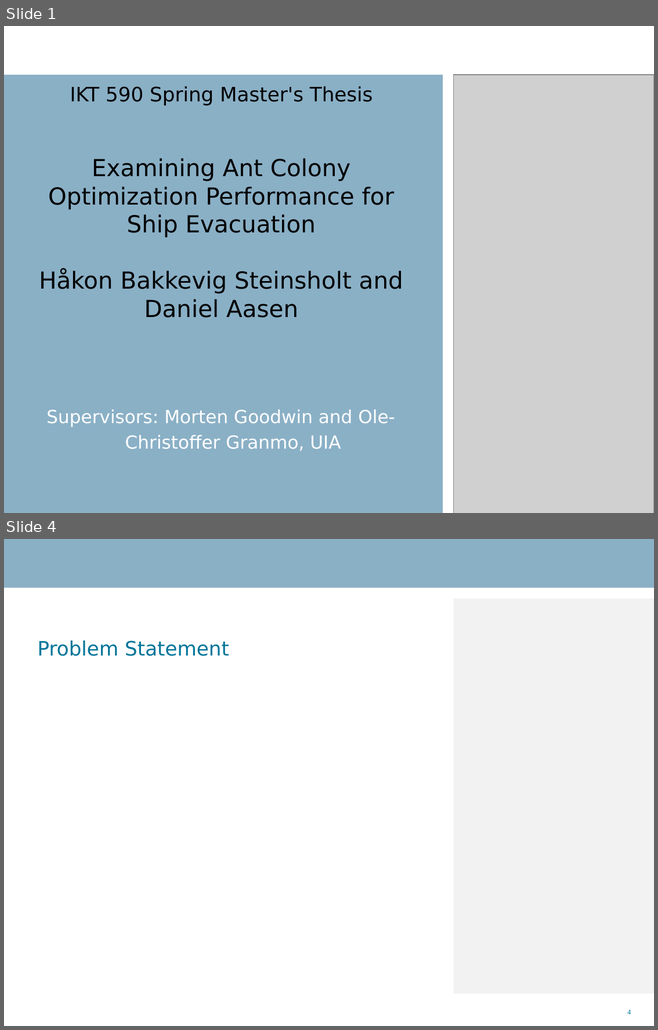
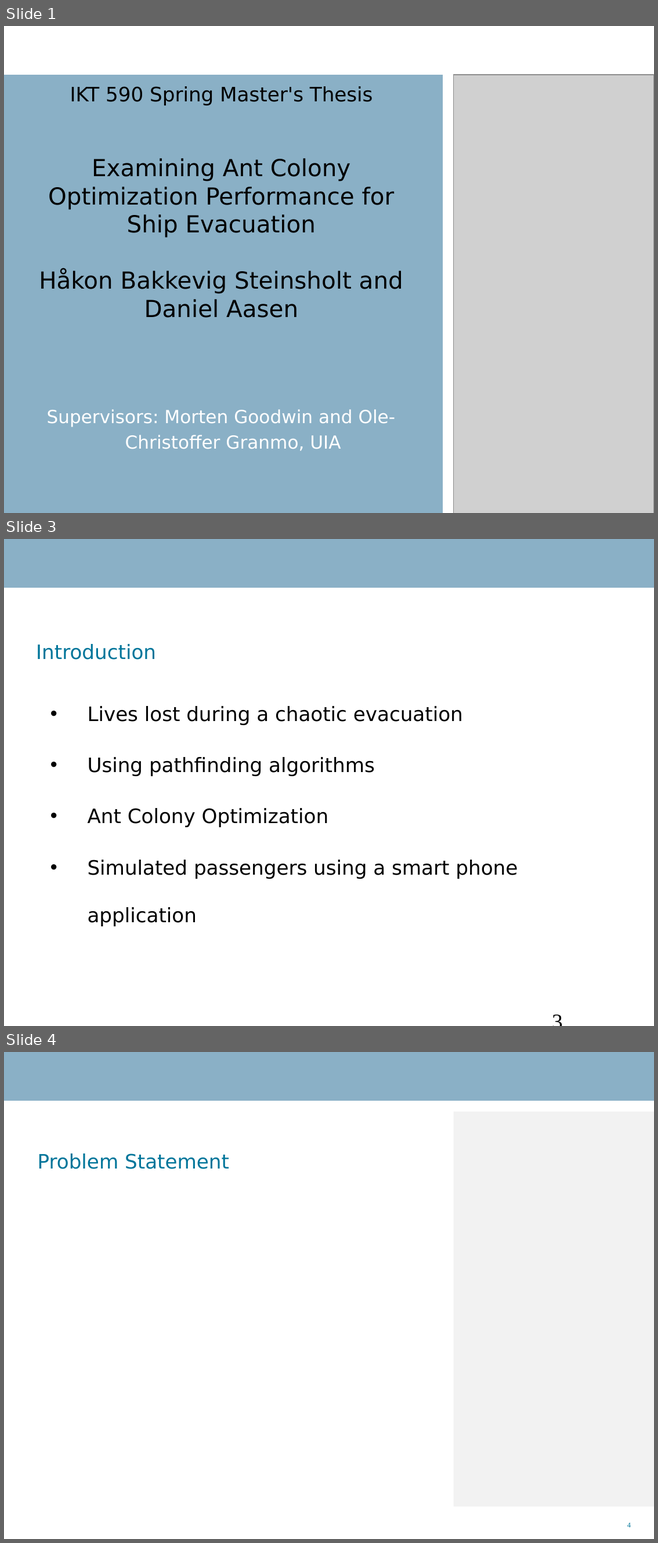
Before and after one commit to Danidude/Master-Thesis, a slide deck: Report/IKT 590 Master Thesis.ppt. Shown one above the other, each under a label of ours: slides 1 and 4 before the commit, slides 1, 3 and 4 after it; the slides between them are not shown. The pictures are 658x1030 and 658x1543 pixels, drawn with LibreOffice and Linux fonts; fonts in the diff are those of the drawing; grey boxes stand for pictures; background and template pictures are left out. Boxes give left, top, right and bottom in pixels: in the first picture for what was removed or moved away, otherwise in the second. Text is boxed around its words. In the diff, an @@ line names an element or a change of style, - is before the commit and + after.

Commit message:
Finished slide 3

```diff
--- a/Report/IKT 590 Master Thesis.ppt
+++ b/Report/IKT 590 Master Thesis.ppt
@@ slide 3 added at (4, 539, 654, 1026), background #FFFFFF; not listed: 1 template element that a slide beside it also shows @@
@@ title added at (36, 644, 156, 660), 22 pt, text #00759A @@
+Introduction
@@ text added at (88, 706, 517, 926), 22 pt, text #000000 @@
+• Lives lost during a chaotic evacuation
+• Using pathfinding algorithms
+• Ant Colony Optimization
+• Simulated passengers using a smart phone application
@@ page number added at (545, 1005, 637, 1026), 24 pt, text #000000 @@
+3
```
Also in this commit, not shown: 1 slide removed.
